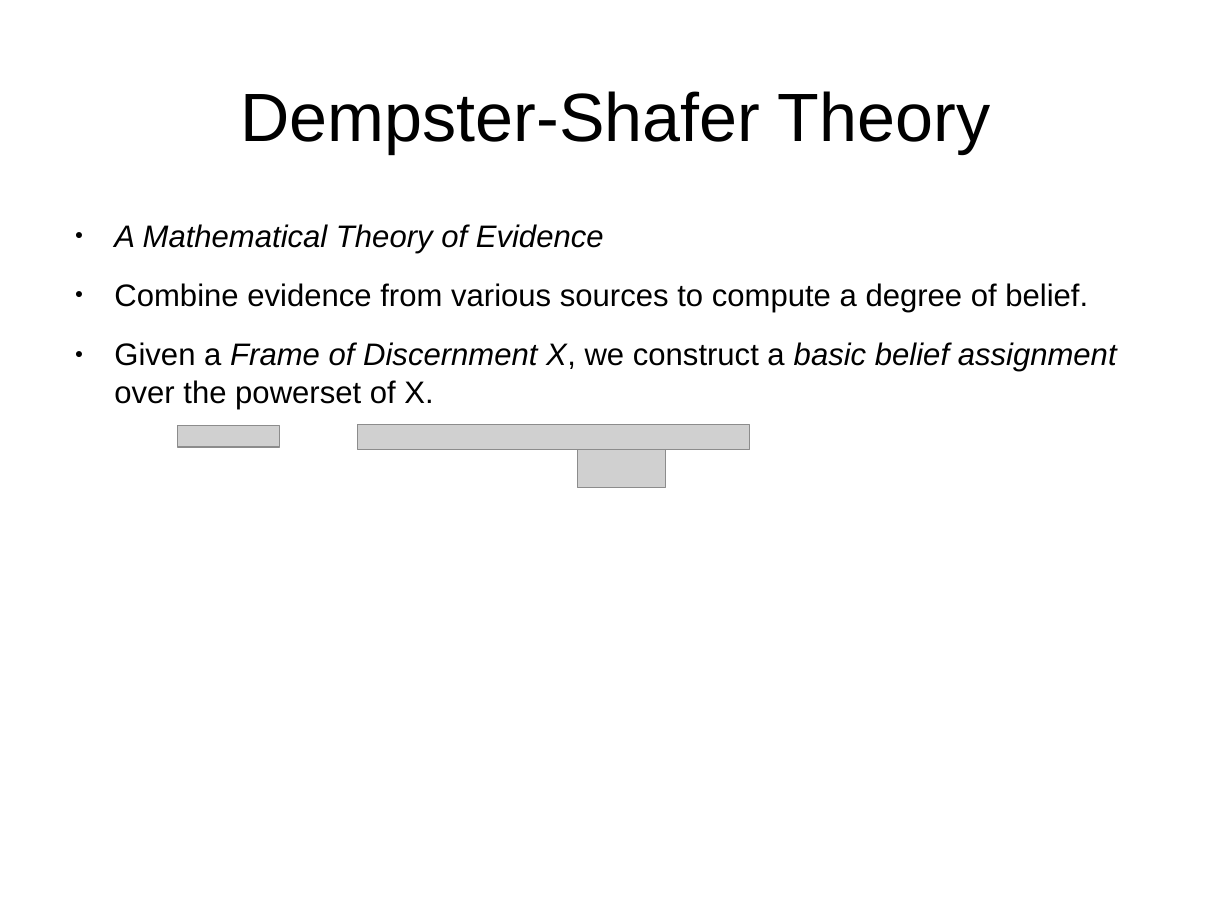
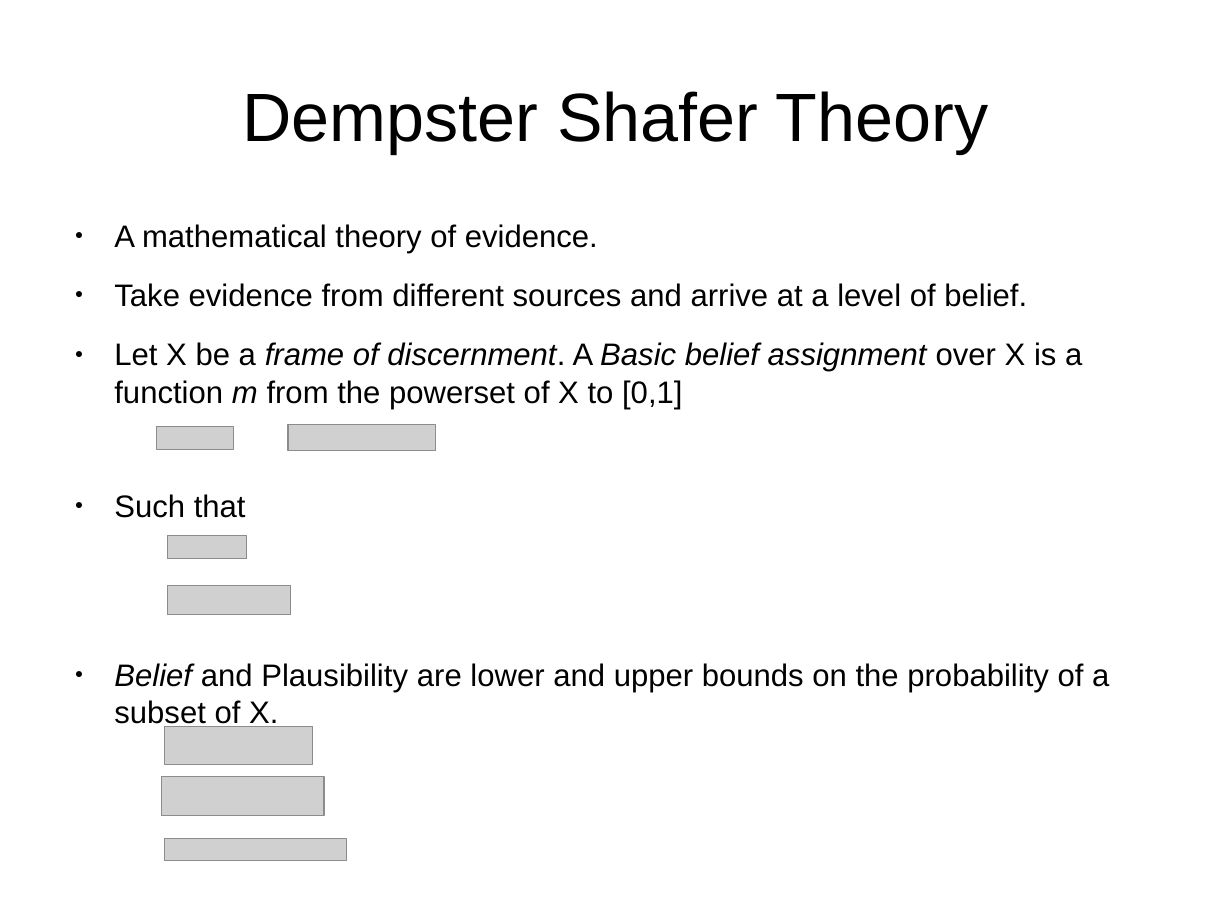
Before and after one commit to bstamour/SLHS, a slide deck: slide 8 of docs/proposal-from-bob.odp. Drawn at 1232x924 pixels with LibreOffice and Linux fonts; fonts in the diff are those of the drawing; grey boxes stand for pictures. Boxes give left, top, right and bottom in pixels: in the first picture for what was removed or moved away, otherwise in the second. Text is boxed around its words. In the diff, an @@ line names an element or a change of style, - is before the commit and + after.

Commit message:
section on DS-theory

```diff
--- a/docs/proposal-from-bob.odp
+++ b/docs/proposal-from-bob.odp
@@ title at [242, 91, 988, 153]: text changed @@
-Dempster-Shafer Theory
+Dempster Shafer Theory
@@ text at [114, 224, 1109, 729]: text changed @@
-● A Mathematical Theory of Evidence
-● Combine evidence from various sources to compute a degree of belief.
-● Given a Frame of Discernment X, we construct a basic belief assignment over the powerset of X.
+● A mathematical theory of evidence.
+● Take evidence from different sources and arrive at a level of belief.
+● Let X be a frame of discernment. A Basic belief assignment over X is a function m from the powerset of X to [0,1]
+● Such that
+● Belief and Plausibility are lower and upper bounds on the probability of a subset of X.
@@ picture: place and size @@
-picture at [178, 426, 279, 447]
+picture at [157, 427, 234, 449]
@@ picture: place and size @@
-picture at [358, 425, 750, 449]
+picture at [288, 425, 436, 451]
@@ picture: place and size @@
-picture at [578, 444, 666, 487]
+picture at [168, 536, 247, 559]
@@ picture added at [168, 586, 291, 615] @@
@@ picture added at [164, 727, 313, 765] @@
@@ picture added at [162, 777, 324, 816] @@
@@ picture added at [164, 838, 347, 861] @@
```
Also in this commit, not shown: 5 other slides changed, 1 slide added, 3 slides removed.
